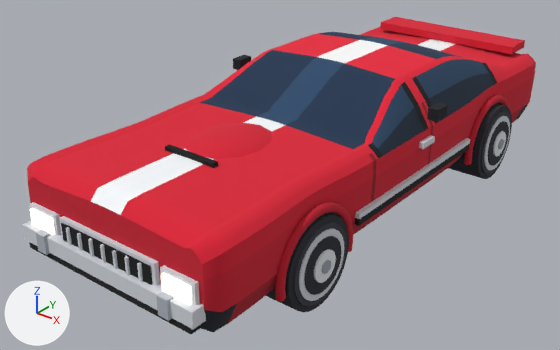
The glTF model examples/pine-ridge-rally/models/car.glb: old version first, new version second.
The view is the same before and after, from a 50 mm camera at (3.69, -5.25, 3.32) aimed at (-0.21, -0.37, 0.3). Every picture has the same lights, and +X, +Y and +Z are marked at lower left. The picture after the commit comes second. Vertices at exactly the same position are counted once.

The first picture shows 'body', 'wheel_fr', 'wheel_rr'.
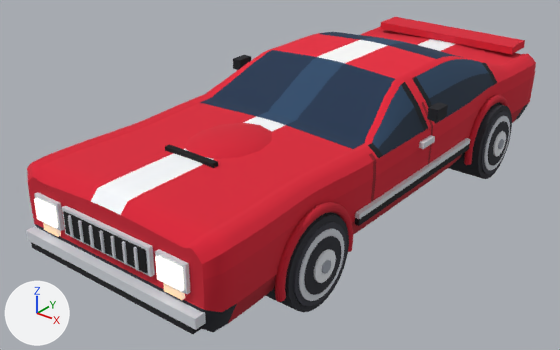
Pixel boxes [x1, y1, x2, y2] of what changed, in the pictures (560 x 350 px; the box of a moved part takes in the faces that stretch with it):
'body', reshaped: before [22, 17, 536, 334]; after [26, 17, 536, 334]
part 1 of me_body, added: after [62, 205, 155, 277]
part 2 of me_body, added: after [63, 211, 148, 273]
part 3 of me_body, moved or reshaped: before [124, 256, 130, 275]; after [68, 215, 74, 237]
part 4 of me_body, moved or reshaped: before [137, 262, 143, 282]; after [78, 220, 84, 243]
part 5 of me_body, added: after [34, 198, 58, 228]
part 6 of me_body, added: after [155, 256, 184, 291]
part 7 of me_body, added: after [43, 223, 61, 237]
part 8 of me_body, added: after [163, 283, 185, 300]
part 9 of me_body, deleted: before [30, 202, 200, 321]
part 10 of me_body, moved or reshaped: before [22, 216, 206, 334]; after [26, 192, 206, 334]
part 11 of me_body, recoloured: before [61, 223, 152, 285]; after [99, 231, 105, 253]

What the commit changed:
me_body is used by ob_body; location (0.0, 0.0, 0.338).
me_body had 2346 vertices, 4364 faces and spanned x -1.08..1.08, y -2.58..2.61, z -0.12..0.96.
me_body now has 2314 vertices, 4316 faces and spans x -1.08..1.08, y -2.54..2.61, z -0.12..0.96.
me_body part 1: a new loose piece, a box spanning x -0.436..0.436, y -2.497..-2.453, z 0.237..0.45, in mat_vertex_colours.
me_body part 2: a new loose piece, a box spanning x -0.408..0.408, y -2.509..-2.466, z 0.259..0.428, in mat_vertex_colours.
me_body part 3: the loose piece of 8 vertices spanning x 0.23..0.25, y -2.53..-2.51, z 0.16..0.32 is moved by (-0.57, 0.01, 0.1).
me_body part 4: the loose piece of 8 vertices spanning x 0.35..0.37, y -2.53..-2.51, z 0.16..0.32 is moved by (-0.58, 0.01, 0.1).
me_body part 5: a new loose piece, a box spanning x -0.733..-0.514, y -2.516..-2.472, z 0.262..0.425, in mat_glow_0_95.
me_body part 6: a new loose piece, a box spanning x 0.514..0.733, y -2.516..-2.472, z 0.262..0.425, in mat_glow_0_95.
me_body part 7: a new loose piece, a box spanning x -0.705..-0.542, y -2.491..-2.453, z 0.172..0.228, in mat_glow_0_45.
me_body part 8: a new loose piece, a box spanning x 0.542..0.705, y -2.491..-2.453, z 0.172..0.228, in mat_glow_0_45.
me_body part 9: 12 loose pieces with 96 vertices, spanning x -0.86..0.86, y -2.58..2.58, z 0.0..0.35, are deleted.
Part 10, on me_body:
4 vertices in x -0.86..0.86, y -2.56..-2.55, z 0.07 move by (0.0, 0.02, -0.02).
4 vertices in x -0.86..0.86, y -2.45, z 0.07 move by (0.0, 0.0, -0.02).
4 vertices in x -0.37..-0.35, y -2.53..-2.51, z 0.16 move by (0.47, 0.01, 0.1).
4 vertices in x -0.37..-0.35, y -2.53..-2.51, z 0.32 move by (0.47, 0.01, 0.11).
4 vertices in x -0.25..-0.23, y -2.53..-2.51, z 0.16 move by (0.46, 0.01, 0.1).
4 vertices in x -0.25..-0.23, y -2.53..-2.51, z 0.32 move by (0.46, 0.01, 0.11).
48 vertices move from x -0.86..0.86, y -2.56..-2.45, z 0.0..0.35 to x -0.86..0.86, y -2.54..-2.45, z -0.01..0.45.
me_body part 11: 12 kept faces spanning x -0.01..0.01, y -2.52..-2.5, z 0.26..0.43 get new vertex colours; the middle colour goes from black #0e0f12 to light grey #d4d8df.
Other edits to the shape of me_body do not show in these pictures.
